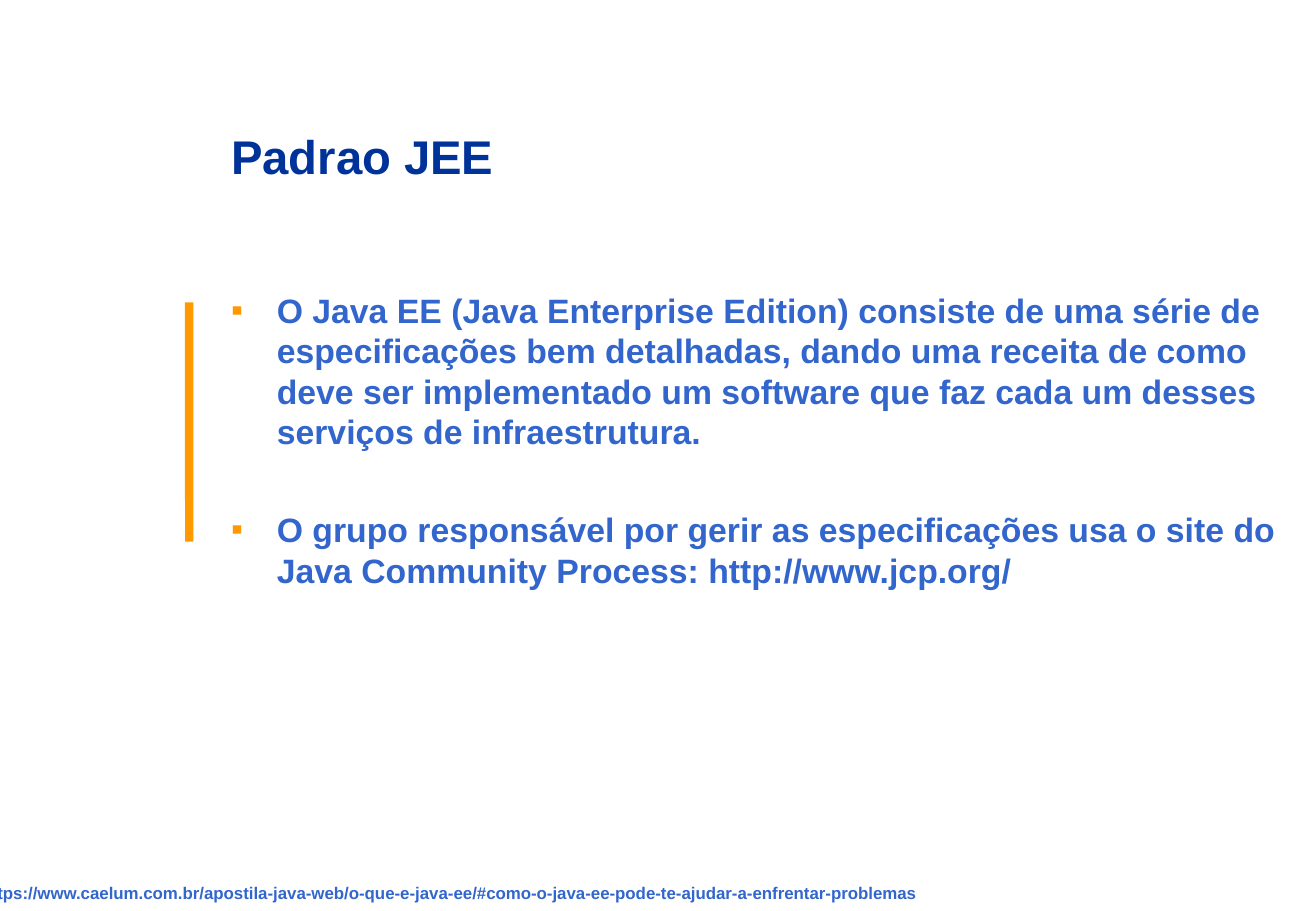
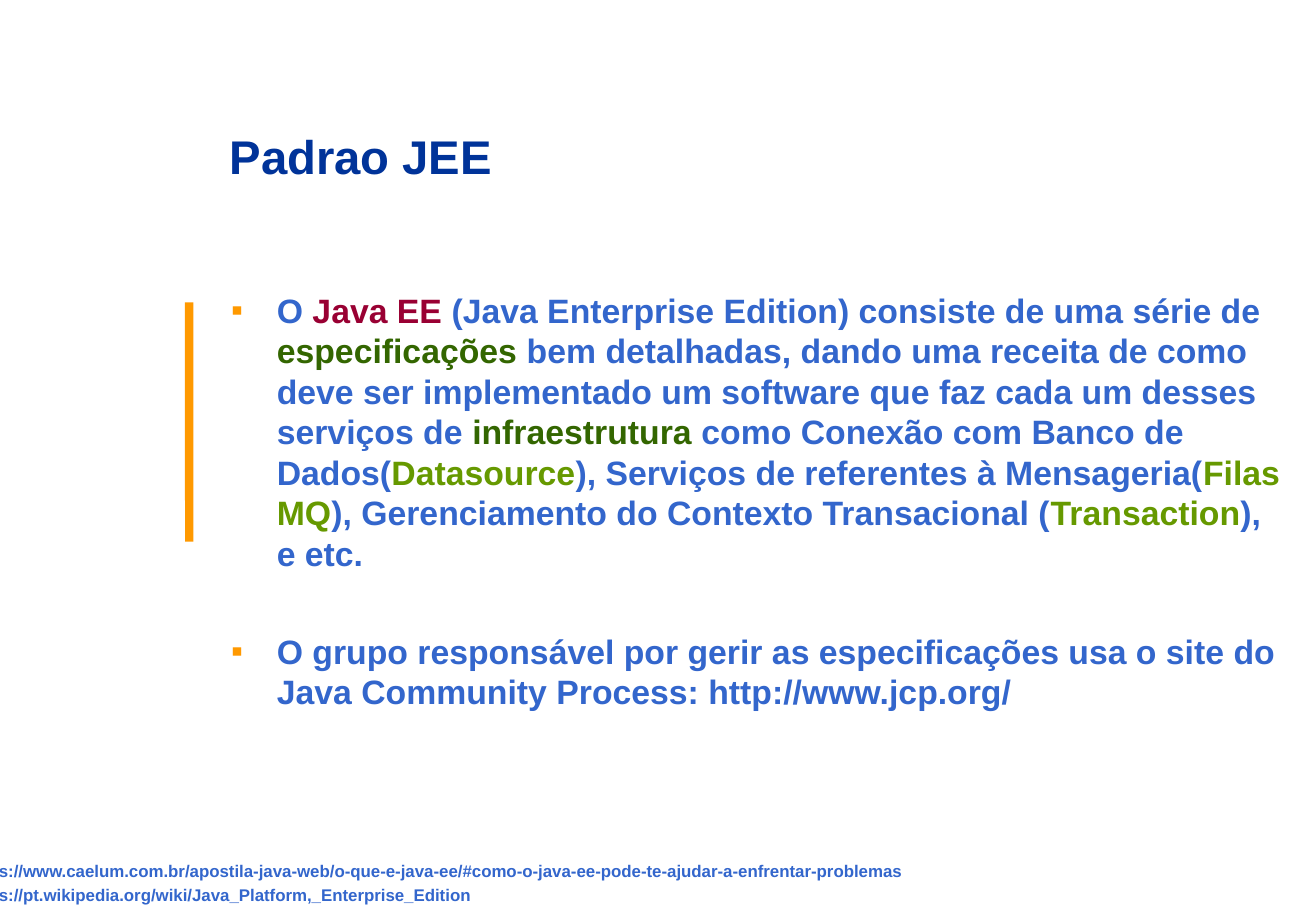
Before and after one commit to kwakassa/ptdes-overfb, a slide deck: slide 5 of 00_Apresentacao/CEDESSP - Modulo Overview Frontend e Backend.ppt. Drawn at 1316x911 pixels with LibreOffice and Linux fonts; fonts in the diff are those of the drawing; background and template pictures are left out. Boxes give left, top, right and bottom in pixels: in the first picture for what was removed or moved away, otherwise in the second. Text is boxed around its words. In the diff, an @@ line names an element or a change of style, - is before the commit and + after.

```diff
--- a/00_Apresentacao/CEDESSP - Modulo Overview Frontend e Backend.ppt
+++ b/00_Apresentacao/CEDESSP - Modulo Overview Frontend e Backend.ppt
@@ text at [277, 298, 1280, 567]: text changed @@
-▪ O Java EE (Java Enterprise Edition) consiste de uma série de especificações bem detalhadas, dando uma receita de como deve ser implementado um software que faz cada um desses serviços de infraestrutura.
+▪ O Java EE (Java Enterprise Edition) consiste de uma série de especificações bem detalhadas, dando uma receita de como deve ser implementado um software que faz cada um desses serviços de infraestrutura como Conexão com Banco de Dados(Datasource), Serviços de referentes à Mensageria(Filas MQ), Gerenciamento do Contexto Transacional (Transaction), e etc.
@@ text "https://www.caelum.com.br/apostila-java-web/o-que-e-java-ee/ ...": place and size @@
-text "https://www.caelum.com.br/apostila-java-web/o-que-e-java-ee/ ..." at [0, 886, 916, 903]
+text "https://www.caelum.com.br/apostila-java-web/o-que-e-java-ee/ ..." at [0, 864, 902, 905]
@@ text at [0, 888, 471, 905]: paragraph added @@
+https://pt.wikipedia.org/wiki/Java_Platform,_Enterprise_Edition
```
Also in this commit, not shown: 7 other slides changed, 3 slides added, 46 other files.
